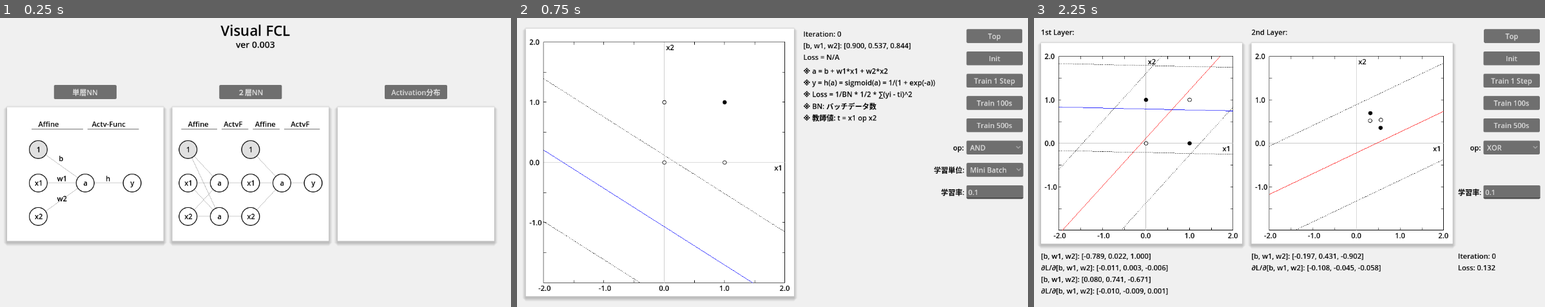
Above: before the commit, frames 1-3 (left to right).
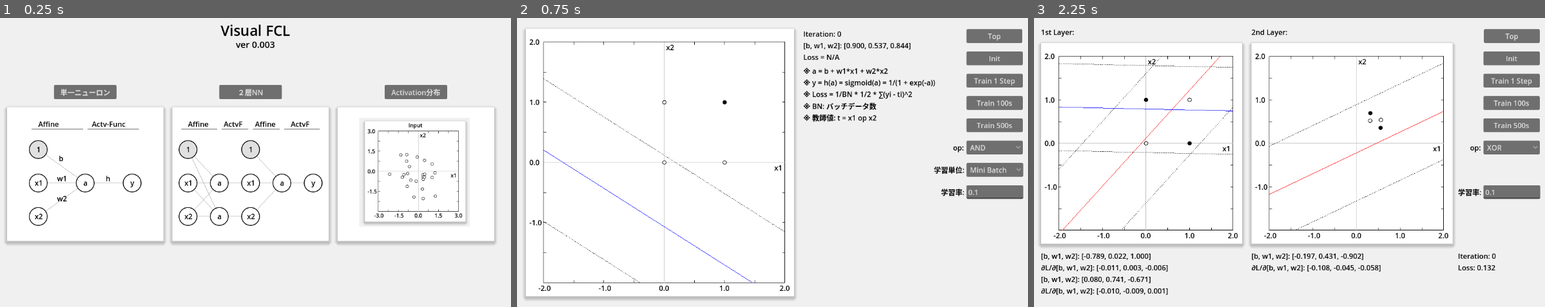
Above: after the commit, the same moments.

Repository: vivisuke/VisualFCL
Game: Godot game, scene res://top_scene.tscn
The game is run twice, just before and just after one commit, with the same random seed, the same clock (stepped at 60 frames per second) and the same inputs.
Inputs:
- Up to frame 1 (0.25 s): no input
- Up to frame 2 (0.75 s): click "単層NN" (after the commit: "単一ニューロン") at 0.5 s
- Up to frame 3 (2.25 s): click "Top" at 1.25 s; click "２層NN" at 2 s

The runs differ from the first frame. In frame 1, 1.3% of the frame differs, in the area x 11-92%, y 24-72%; in frame 2, nothing differs; in frame 3, nothing differs.

Commit message:
0073 ◎ C 06/24 06/24 0.003│ToDo│「単層NN」→「単一ニューロン」に変更 0074 ◎ C 06/24 06/24 0.003│ToDo│トップシーン＞Activation分布：グラフ貼り付け

Diff:
--- a/VisualFCL/top_scene.tscn
+++ b/VisualFCL/top_scene.tscn
@@ -1,9 +1,10 @@
-[gd_scene load_steps=5 format=3 uid="uid://bhn16u7hhqek5"]
+[gd_scene load_steps=6 format=3 uid="uid://bhn16u7hhqek5"]
 
 [ext_resource type="Script" path="res://scripts/top_scene.gd" id="1_8gowc"]
 [ext_resource type="Script" path="res://scripts/SingleLayerRect.gd" id="2_v6wdx"]
 [ext_resource type="Script" path="res://scripts/DoubleLayerRect.gd" id="3_xv4wc"]
 [ext_resource type="Script" path="res://scripts/ActivationDistriRect.gd" id="4_6cx0r"]
+[ext_resource type="Texture2D" uid="uid://cpa1qlinelwg1" path="res://images/input_data.png" id="5_1gi6k"]
 
 [node name="TopScene" type="Node2D"]
 script = ExtResource("1_8gowc")
@@ -18,7 +19,7 @@
 offset_top = 150.0
 offset_right = 265.0
 offset_bottom = 181.0
-text = "単層NN"
+text = "単一ニューロン"
 
 [node name="TwoLayerNNButton" type="Button" parent="."]
 offset_left = 495.0
@@ -55,6 +56,15 @@
 offset_bottom = 500.0
 script = ExtResource("4_6cx0r")
 
+[node name="TextureRect" type="TextureRect" parent="ActivationDistriRect"]
+layout_mode = 0
+offset_left = 48.0
+offset_top = 24.0
+offset_right = 378.0
+offset_bottom = 350.0
+scale = Vector2(0.75, 0.75)
+texture = ExtResource("5_1gi6k")
+
 [node name="TitleLabel" type="Label" parent="."]
 offset_top = 5.0
 offset_right = 1152.0
Binary file added: VisualFCL/images/input_data.png
Not shown, added: VisualFCL/images/input_data.png.import
Not shown, changed: VisualFCL.spr
